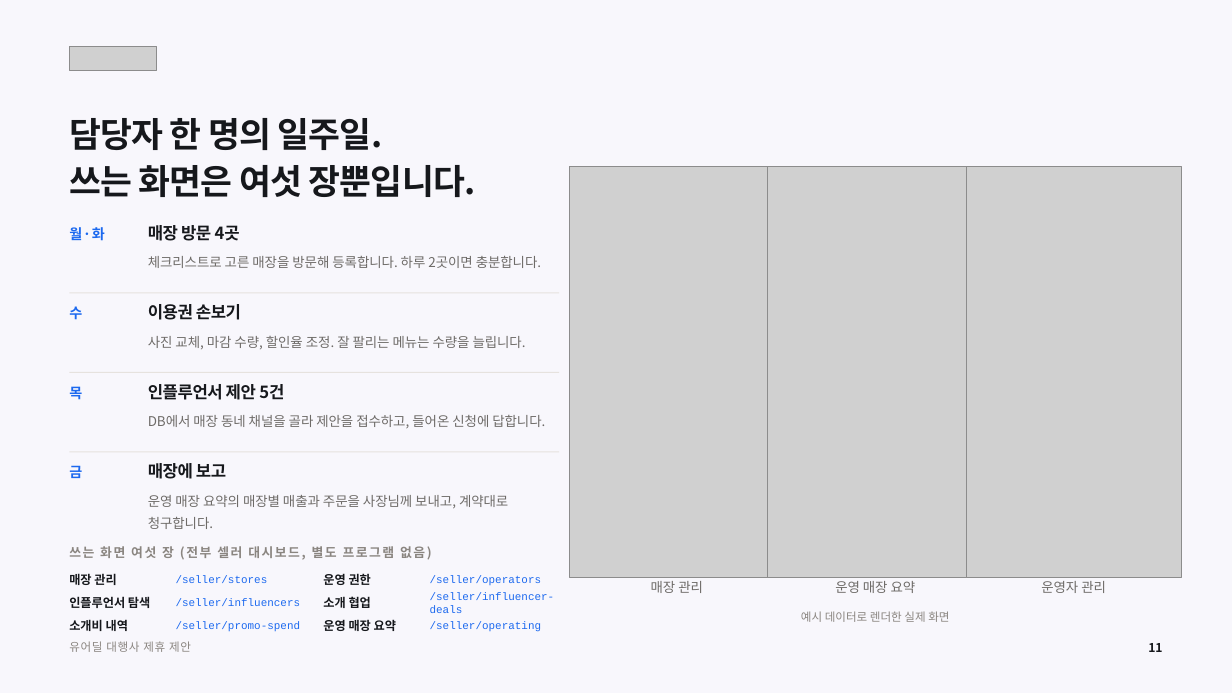
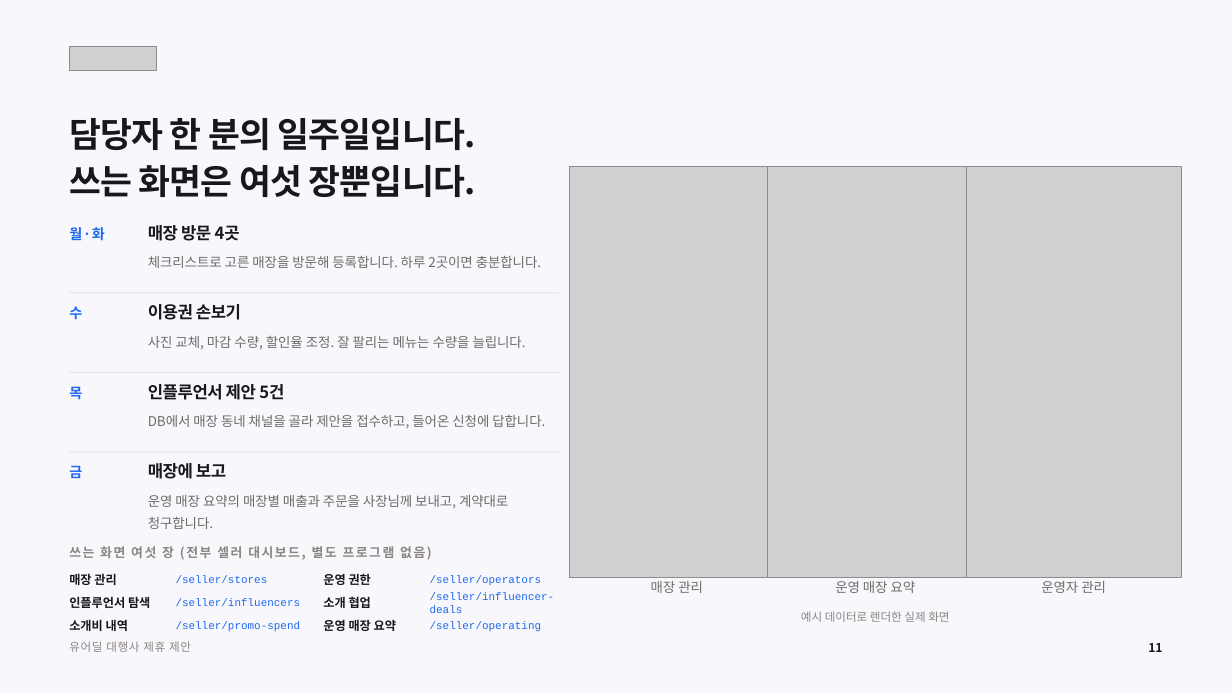
Before and after one commit to tobe2111/ur-live, a slide deck: slide 11 of docs/business/proposals/urdeal-agency-proposal.pptx. Drawn at 1232x693 pixels with LibreOffice and Linux fonts; fonts in the diff are those of the drawing; grey boxes stand for pictures. Boxes give left, top, right and bottom in pixels: in the first picture for what was removed or moved away, otherwise in the second. Text is boxed around its words. In the diff, an @@ line names an element or a change of style, - is before the commit and + after.

```diff
--- a/docs/business/proposals/urdeal-agency-proposal.pptx
+++ b/docs/business/proposals/urdeal-agency-proposal.pptx
@@ text at (69,118,476,150): text changed @@
-담당자 한 명의 일주일.
+담당자 한 분의 일주일입니다.
```
Also in this commit, not shown: 15 other slides changed, 10 other files.
